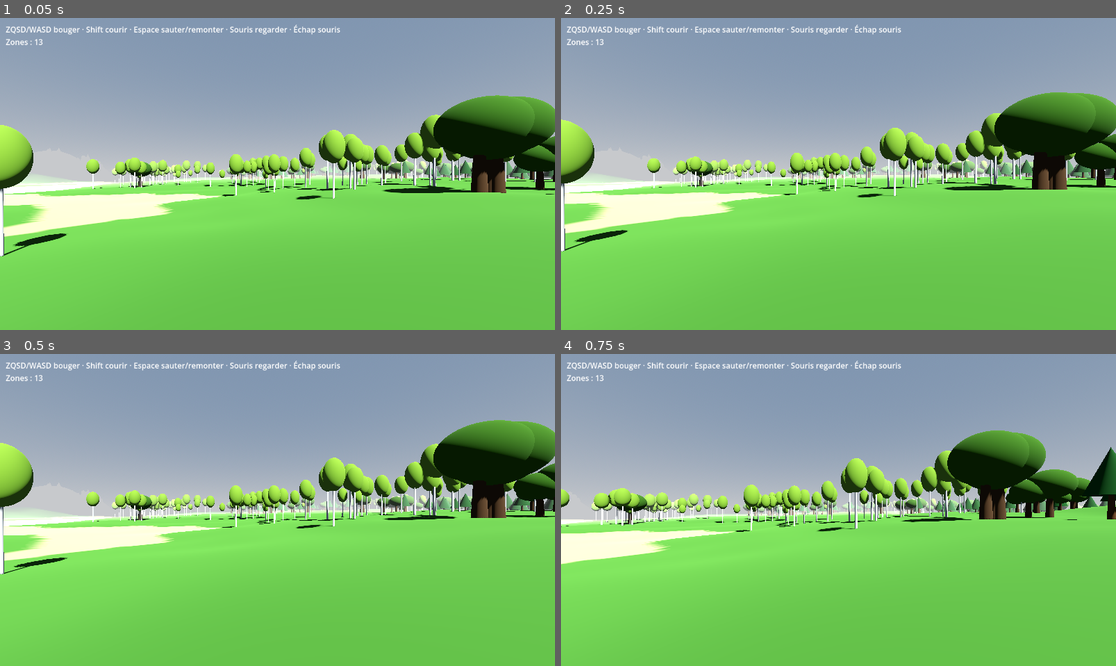
Above: before the commit, frames 1-4 (two rows, left to right).
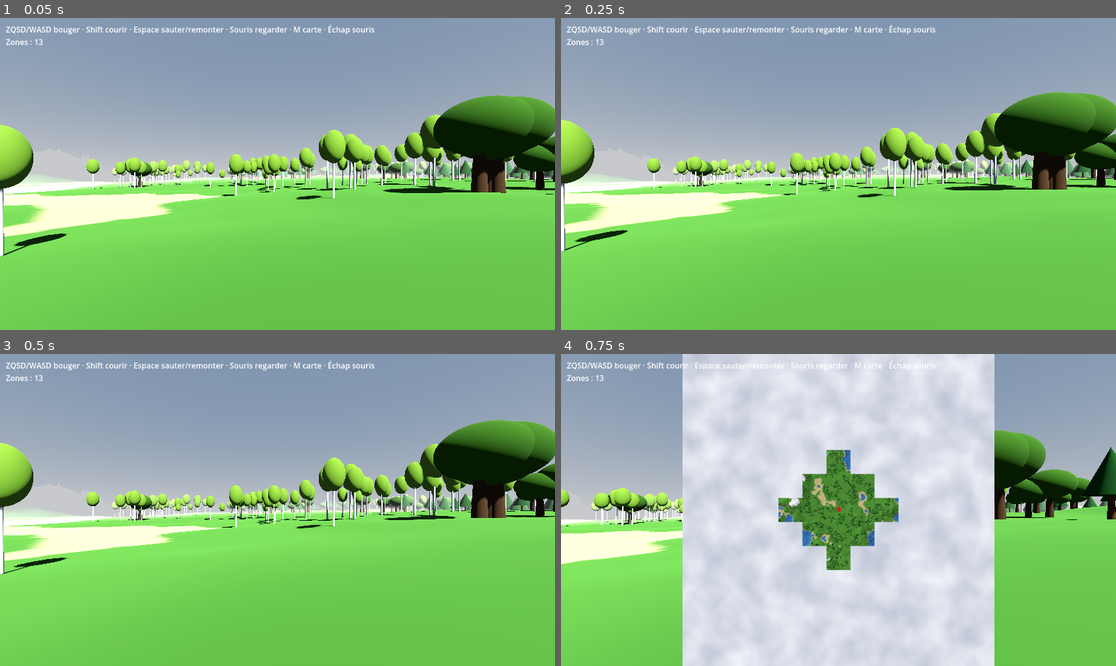
Above: after the commit, the same moments.

Repository: tdebarochez/openworld
Game: Godot game, scene res://main.tscn
The game is run twice, just before and just after one commit, with the same random seed, the same clock (stepped at 60 frames per second) and the same inputs.
Inputs (mouse positions are in pixels of both pictures, inside the frame that each line leads up to):
- Up to frame 1 (0.05 s): no input
- Up to frame 2 (0.25 s): no input
- Up to frame 3 (0.5 s): no input
- Up to frame 4 (0.75 s): tap Enter at 0.5 s; move the mouse to (866, 510) at 0.52 s; hold W from 0.53 s (still down); tap M at 0.6 s

The runs differ from the first frame. In frame 1, 0.1% of the frame differs, in the area x 53-68%, y 2-6%; in frame 2, 0.1%; in frame 3, 0.1%; in frame 4, 56%, in the area x 21-79%, y 0-100%.

Commit message:
Add top-down map (M key) with clouds over ungenerated zones
- Each zone builds a 32x32 map tile on its worker thread: ground colours,
  NW hill shading, water, one dot per tree
- map.gd: 13x13-zone overlay centred on the player, refreshed 4x/s while open,
  red marker with facing line; unknown zones covered by world-anchored clouds
- test_stream checks the map centre matches the player's tile and that an
  ungenerated zone shows clouds

Co-Authored-By: Claude Opus 5.5 <noreply@anthropic.com>

Diff:
--- /dev/null
+++ b/map.gd
@@ -0,0 +1,71 @@
+extends TextureRect
+## Top-down map toggled with M, centred on the player. Zones not generated yet are hidden under clouds.
+
+const RADIUS := 6  # zones shown on each side of the player's zone
+const REFRESH := 0.25  # seconds between redraws while open
+
+var world: Node3D
+var clouds := FastNoiseLite.new()
+var _since := 0.0
+
+
+func _init() -> void:
+	visible = false
+	set_anchors_preset(PRESET_FULL_RECT)
+	expand_mode = EXPAND_IGNORE_SIZE
+	stretch_mode = STRETCH_KEEP_ASPECT_CENTERED
+	mouse_filter = MOUSE_FILTER_IGNORE
+	clouds.frequency = 0.004  # cloud puffs ~250 m across
+	clouds.fractal_octaves = 3
+
+
+func _unhandled_input(e: InputEvent) -> void:
+	if e is InputEventKey and e.pressed and not e.echo and e.keycode == KEY_M:
+		visible = not visible
+		if visible:
+			refresh()
+
+
+func _process(delta: float) -> void:
+	_since += delta
+	if visible and _since >= REFRESH:
+		refresh()
+
+
+func refresh() -> void:
+	_since = 0.0
+	var px: int = world.MAP_PX
+	var zs: int = world.ZONE_SIZE
+	var m_per_px := float(zs) / px
+	var cells := 2 * RADIUS + 1
+	var size := cells * px
+	var first: Vector2i = world.cell_of(world.player.global_position) - Vector2i.ONE * RADIUS
+	var corner := (Vector2(first) - Vector2.ONE * 0.5) * zs  # world x/z of the map's top-left pixel
+
+	# Clouds everywhere, computed at 1/4 resolution then smoothed up (cheap and fluffy).
+	var low := Image.create(size / 4, size / 4, false, Image.FORMAT_RGB8)
+	for y in low.get_height():
+		for x in low.get_width():
+			var w := corner + Vector2(x, y) * 4.0 * m_per_px
+			var v := clouds.get_noise_2d(w.x, w.y) * 0.5 + 0.5
+			low.set_pixel(x, y, Color(0.72, 0.75, 0.82).lerp(Color(0.98, 0.98, 1.0), v))
+	low.resize(size, size, Image.INTERPOLATE_BILINEAR)
+	var img := low
+
+	# Generated zones on top.
+	for cy in cells:
+		for cx in cells:
+			var tile: Image = world.map_tiles.get(first + Vector2i(cx, cy))
+			if tile:
+				img.blit_rect(tile, Rect2i(0, 0, px, px), Vector2i(cx, cy) * px)
+
+	# Player: red dot plus a short line in the facing direction.
+	var p: Vector3 = world.player.global_position
+	var at := (Vector2(p.x, p.z) - corner) / m_per_px
+	var f: Vector3 = -world.player.global_basis.z
+	for i in 9:
+		var q := Vector2i(at + Vector2(f.x, f.z) * i)
+		if Rect2i(Vector2i.ZERO, img.get_size()).has_point(q):
+			img.set_pixelv(q, Color(0.85, 0.1, 0.1))
+	img.fill_rect(Rect2i(Vector2i(at) - Vector2i(2, 2), Vector2i(5, 5)), Color(0.85, 0.1, 0.1))
+	texture = ImageTexture.create_from_image(img)
--- a/tests/test_stream.gd
+++ b/tests/test_stream.gd
@@ -22,8 +22,29 @@
 		assert(not w.jobs.is_empty(), "no worker jobs started")
 	if frames > 2 and w.jobs.is_empty() and w.missing_cells_near(FAR).is_empty():
 		print("STREAM OK: view filled in %d frames, %d zones" % [frames, w.zones.size()])
+		_check_map()
 		quit()
 	if frames == 600:
 		assert(false, "view not filled after 600 frames")
 		quit(1)
 	return false
+
+
+# Map around FAR: player's zone is a terrain tile, a zone 6 cells away is cloud (never generated).
+# Saves the map to MAP_PNG (env var) when set, to look at it.
+func _check_map() -> void:
+	var map = w.find_children("", "TextureRect", true, false)[0]
+	var t0 := Time.get_ticks_usec()
+	map.refresh()
+	print("map refresh ms: ", (Time.get_ticks_usec() - t0) / 1000.0)
+	var img: Image = map.texture.get_image()
+	var px: int = w.MAP_PX
+	assert(img.get_size() == Vector2i.ONE * 13 * px)
+	var centre_tile: Image = w.map_tiles[w.cell_of(FAR)]
+	assert(img.get_pixel(6 * px + 1, 6 * px + 1).is_equal_approx(centre_tile.get_pixel(1, 1)))
+	var cloud := img.get_pixel(px / 2, px / 2)  # top-left zone, 6 cells away: not generated
+	assert(not w.zones.has(w.cell_of(FAR) - Vector2i(6, 6)))
+	assert(cloud.r > 0.7 and cloud.b > cloud.g - 0.01, "expected cloud, got %s" % cloud)
+	if OS.get_environment("MAP_PNG") != "":
+		img.save_png(OS.get_environment("MAP_PNG"))
+	print("MAP OK")
--- a/world.gd
+++ b/world.gd
@@ -7,9 +7,11 @@
 const VIEW_DIST := 200.0  # zones closer than this get generated; fog is fully opaque here
 const TREE_ATTEMPTS := 400  # random spots tried per zone; most are rejected (water, slope, clearing)
 const MAX_JOBS := 4  # zones built in parallel on worker threads
+const MAP_PX := 32  # map pixels per zone side (4 m per pixel)
 enum TreeKind { CONIFER, OAK, BIRCH }
 
 var zones := {}  # Vector2i -> Node3D
+var map_tiles := {}  # Vector2i -> Image, top-down view of each generated zone
 var jobs := {}  # Vector2i -> {task: int, data: Dictionary} for zones being built on a worker thread
 var threaded := OS.has_feature("threads")  # false in the web export (no-threads build)
 var noise := FastNoiseLite.new()
@@ -69,6 +71,9 @@
 	add_child(player)
 	player.position = Vector3(0, maxf(height(0, 0), WATER_LEVEL) + 2.0, 0)
 	var layer := CanvasLayer.new()
+	var map := preload("res://map.gd").new()
+	map.world = self
+	layer.add_child(map)
 	hud.position = Vector2(12, 12)
 	layer.add_child(hud)
 	add_child(layer)
@@ -217,7 +222,27 @@
 	arrays[Mesh.ARRAY_NORMAL] = normals
 	arrays[Mesh.ARRAY_COLOR] = colors
 	arrays[Mesh.ARRAY_INDEX] = idx
-	return {"cell": cell, "arrays": arrays, "heights": heights, "min_h": min_h, "trees": tree_transforms(cell)}
+	var trees := tree_transforms(cell)
+	return {"cell": cell, "arrays": arrays, "heights": heights, "min_h": min_h, "trees": trees,
+		"map": _map_tile(heights, colors, normals, trees)}
+
+
+## Top-down MAP_PX² image of a zone (1 px = 4 m): ground colours, hill shading, water, trees.
+func _map_tile(heights: PackedFloat32Array, colors: PackedColorArray, normals: PackedVector3Array, trees: Array) -> Image:
+	var n := ZONE_SIZE + 1
+	var step := ZONE_SIZE / MAP_PX
+	var light := Vector3(-1, 1.5, -1).normalized()  # from the north-west, like paper maps
+	var tile := Image.create(MAP_PX, MAP_PX, false, Image.FORMAT_RGB8)
+	for py in MAP_PX:
+		for px in MAP_PX:
+			var j := py * step * n + px * step
+			var c := Color(0.2, 0.45, 0.7) if heights[j] < WATER_LEVEL else colors[j]
+			tile.set_pixel(px, py, c * clampf(0.55 + 0.6 * normals[j].dot(light), 0.4, 1.2))
+	for list in trees:
+		for t: Transform3D in list:
+			var p := Vector2i((Vector2(t.origin.x, t.origin.z) + Vector2.ONE * (ZONE_SIZE / 2.0)) / step)
+			tile.set_pixelv(p.clampi(0, MAP_PX - 1), Color(0.08, 0.25, 0.1))
+	return tile
 
 
 ## Light part, main thread: turn built data into nodes.
@@ -227,6 +252,7 @@
 	var zone := Node3D.new()
 	zone.name = "Zone_%d_%d" % [cell.x, cell.y]
 	zone.position = Vector3(cell.x, 0, cell.y) * ZONE_SIZE
+	map_tiles[cell] = d.map
 	var mesh := ArrayMesh.new()
 	mesh.add_surface_from_arrays(Mesh.PRIMITIVE_TRIANGLES, d.arrays)
 	mesh.surface_set_material(0, terrain_mat)
@@ -289,7 +315,7 @@
 
 
 func _update_hud() -> void:
-	hud.text = "ZQSD/WASD bouger · Shift courir · Espace sauter/remonter · Souris regarder · Échap souris\nZones : %d" % zones.size()
+	hud.text = "ZQSD/WASD bouger · Shift courir · Espace sauter/remonter · Souris regarder · M carte · Échap souris\nZones : %d" % zones.size()
 
 
 func _setup_environment() -> void:
Not shown, added: map.gd.uid
